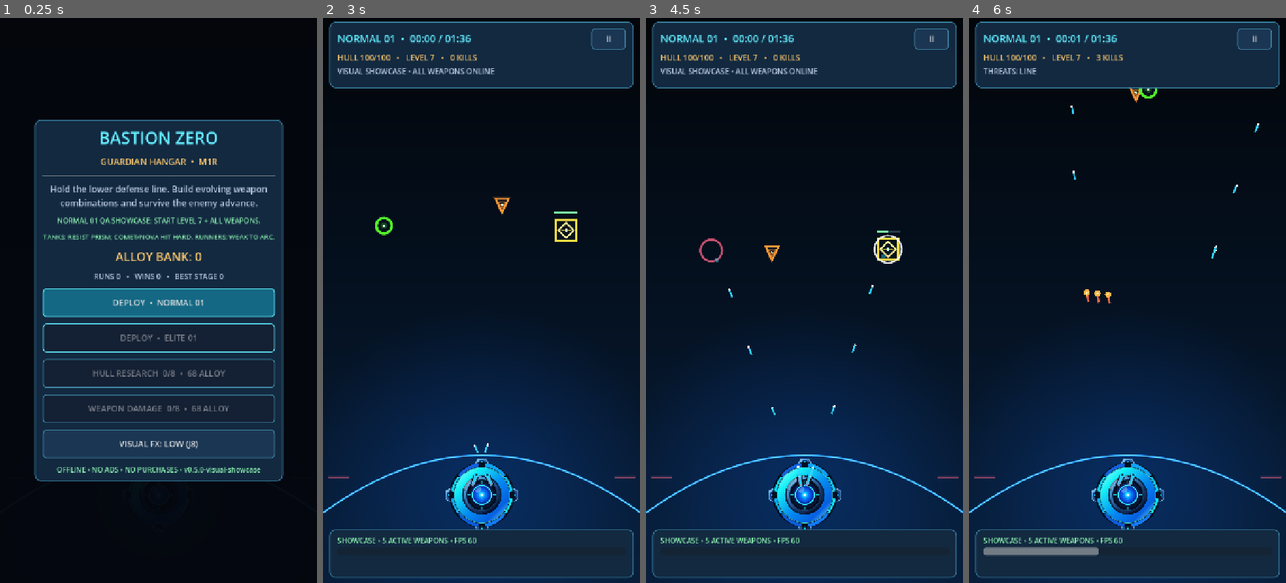
Above: before the commit, frames 1-4 (left to right).
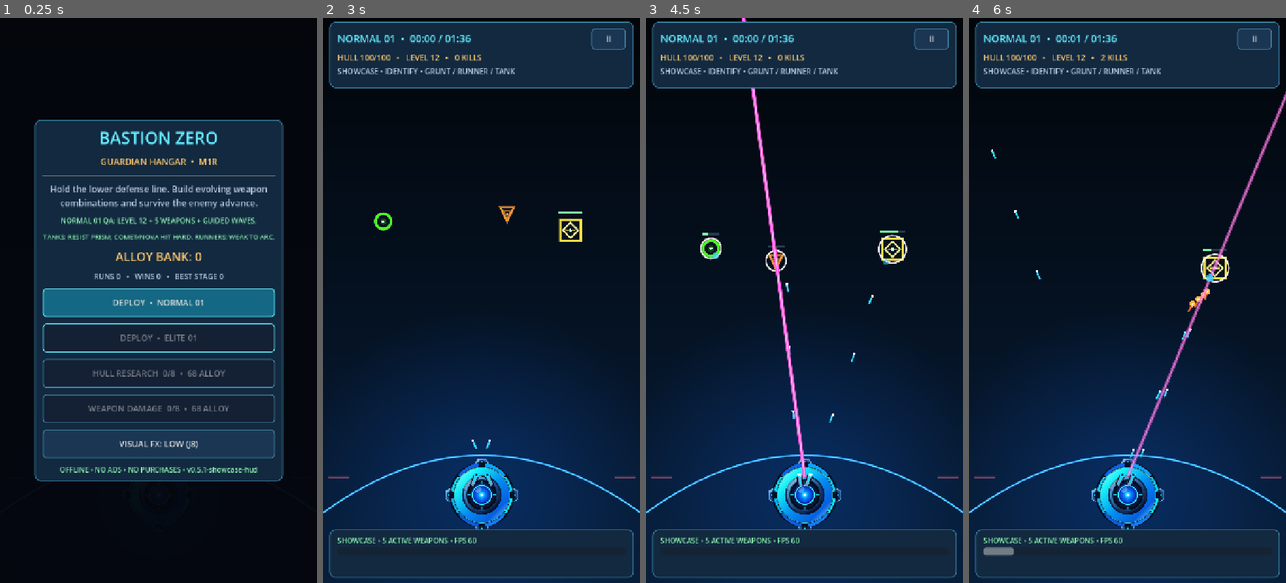
Above: after the commit, the same moments.

Repository: dante-souza/bastion_zero
Game: Godot game, scene res://scenes/main.tscn
Same seed, same stepped clock (60 frames per second), same inputs: the game is played once before the commit and once after it.
Inputs:
- Up to frame 1 (0.25 s): no input
- Up to frame 2 (3 s): click "DEPLOY • NORMAL 01" at 0.5 s; click "II" at 1.25 s; click "ABANDON RUN (NO ALLOY)" at 2 s; click "DEPLOY • NORMAL 01" at 2.75 s
- Up to frame 3 (4.5 s): click "II" at 3.5 s; click "RESUME" at 4.25 s
- Up to frame 4 (6 s): click "II" at 5 s; click "RESUME" at 5.75 s

The runs differ from the first frame. In frame 1, 1.0% of the frame differs, in the area x 17-83%, y 35-81%; in frame 2, 1.1%; in frame 3, 2.4%; in frame 4, 2.4%, in the area x 4-100%, y 6-96%.

Commit message:
feat(showcase): guided level-12 visual inspection with staged waves

Diff:
--- a/scripts/arena.gd
+++ b/scripts/arena.gd
@@ -52,6 +52,8 @@
 var combat_event := "DEFENSE ONLINE"
 var event_time := 0.0
 var showcase_active := false
+var showcase_script_index := 0
+var showcase_regular_spawns_unlocked := false
 var _showcase_elite_spawned := false
 
 func _ready() -> void:
@@ -99,17 +101,16 @@
     _elite_spawned = false
     _elite_enraged = false
     _showcase_elite_spawned = false
+    showcase_script_index = 0
+    showcase_regular_spawns_unlocked = not showcase_active
     formation_index = 0
     formation_name = "LINE"
     breaches = 0
     combat_event = "DEFENSE ONLINE"
     event_time = 3.0
     if showcase_active:
-        combat_event = "VISUAL SHOWCASE • ALL WEAPONS ONLINE"
-        _spawn_enemy("grunt", 145.0, 455.0)
-        _spawn_enemy("runner", 340.0, 395.0)
-        _spawn_enemy("tank", 555.0, 470.0)
-        _spawn_timer = 1.60
+        _tick_showcase_script()
+        _spawn_timer = 0.55
     state = "running"
     stats_changed.emit(snapshot())
     queue_redraw()
@@ -125,6 +126,7 @@
         "enemies": enemies.size(), "damage": weapon_damage.duplicate(),
         "formation": formation_name, "breaches": breaches,
         "showcase": showcase_active,
+        "showcase_beat": showcase_script_index,
         "event": combat_event if event_time > 0.0 else ""
     }
 
@@ -173,17 +175,14 @@
         return
     elapsed += delta
     event_time = maxf(0.0, event_time - delta)
-    _spawn_timer -= delta
-    if elapsed < GameCatalog.stage_duration(stage) and _spawn_timer <= 0.0:
-        _spawn_formation()
-        var progress: float = minf(1.0, elapsed / GameCatalog.stage_duration(stage))
-        _spawn_timer = maxf(1.30, 2.55 - 0.74 * progress - float(stage - 1) * 0.24) * rng.randf_range(0.85, 1.15)
-    if showcase_active and not _showcase_elite_spawned and elapsed >= GameCatalog.SHOWCASE_ELITE_TIME:
-        _showcase_elite_spawned = true
-        if enemies.size() < MAX_ENEMIES:
-            _spawn_enemy("elite", 360.0, 215.0)
-            combat_event = "SHOWCASE • ELITE SIGNATURE"
-            event_time = 3.0
+    if showcase_active:
+        _tick_showcase_script()
+    if not showcase_active or showcase_regular_spawns_unlocked:
+        _spawn_timer -= delta
+        if elapsed < GameCatalog.stage_duration(stage) and _spawn_timer <= 0.0:
+            _spawn_formation()
+            var progress: float = minf(1.0, elapsed / GameCatalog.stage_duration(stage))
+            _spawn_timer = maxf(1.30, 2.55 - 0.74 * progress - float(stage - 1) * 0.24) * rng.randf_range(0.85, 1.15)
     if stage == 2 and not _elite_spawned and elapsed > GameCatalog.stage_duration(stage) * 0.60:
         _elite_spawned = true
         _spawn_enemy("elite", 360.0, 155.0)
@@ -204,6 +203,32 @@
     if _hud_timer <= 0.0:
         _hud_timer = 0.15
         stats_changed.emit(snapshot())
+
+## Scripted visual demonstration: fixed, spaced beats before normal wave pressure.
+## Time is simulation time (so pause/upgrade screens pause the sequence).
+func _tick_showcase_script() -> void:
+    if not showcase_active:
+        return
+    while showcase_script_index < GameCatalog.SHOWCASE_SCRIPT.size():
+        var beat: Dictionary = GameCatalog.SHOWCASE_SCRIPT[showcase_script_index]
+        if elapsed < float(beat["at"]):
+            break
+        for spec in beat["spawns"]:
+            if enemies.size() >= MAX_ENEMIES:
+                break
+            var kind: String = String(spec[0])
+            _spawn_enemy(kind, float(spec[1]), float(spec[2]), true)
+            if kind == "elite":
+                _showcase_elite_spawned = true
+        combat_event = "SHOWCASE • " + String(beat["label"])
+        event_time = 3.2
+        showcase_script_index += 1
+    if not showcase_regular_spawns_unlocked and elapsed >= GameCatalog.SHOWCASE_FORMATIONS_START:
+        showcase_regular_spawns_unlocked = true
+        _spawn_timer = 0.55
+        combat_event = "SHOWCASE • FORMATIONS ONLINE"
+        event_time = 2.6
+
 
 func _spawn_formation() -> void:
     if enemies.size() >= MAX_ENEMIES:
@@ -222,7 +247,7 @@
         formation_index += 1
 
 
-func _spawn_enemy(kind: String, x: float = 360.0, y: float = 150.0) -> void:
+func _spawn_enemy(kind: String, x: float = 360.0, y: float = 150.0, intro_only: bool = false) -> void:
     var hp := 29.0
     var speed := 82.0
     var radius := 16.0
@@ -248,6 +273,10 @@
             hit = 28.0
             reward_xp = 95
     var scaling: float = 1.0 + (stage - 1) * 0.33 + (elapsed / GameCatalog.stage_duration(stage)) * 0.55
+    # Extra HP ONLY for scripted visual targets, so Lv12's real attacks
+    # do not erase them before a human can recognize their silhouettes.
+    if intro_only and showcase_active and kind != "elite":
+        scaling *= GameCatalog.SHOWCASE_INTRO_HP_SCALE
     enemies.append({
         "id": next_enemy_id, "kind": kind, "pos": Vector2(x, y),
         "origin_x": x, "hp": hp * scaling, "max_hp": hp * scaling,
--- a/scripts/game_catalog.gd
+++ b/scripts/game_catalog.gd
@@ -2,12 +2,50 @@
 extends RefCounted
 
 ## Bastion Zero's original combat balance; no third-party game resources.
-const GAME_VERSION := "0.5.0-visual-showcase"
-## Phase D temporary visual QA fixture for NORMAL 01, not final progression.
+const GAME_VERSION := "0.5.1-showcase-hud"
+## D.1: temporary, isolated visual-QA progression for NORMAL 01 only.
+## Does not change any normal run or ELITE 01 gameplay.
 const STAGE_ONE_SHOWCASE := true
-const SHOWCASE_START_LEVEL := 7
-const SHOWCASE_LOADOUT := {"gun": 3, "beam": 1, "volley": 1, "arc": 1, "nova": 1}
-const SHOWCASE_ELITE_TIME := 14.0
+const SHOWCASE_START_LEVEL := 12
+const SHOWCASE_LOADOUT := {
+    "gun": 4, "beam": 2, "volley": 2, "arc": 2, "nova": 2,
+    "rate": 1, "power": 1, "reach": 1
+}
+const SHOWCASE_ELITE_TIME := 20.0
+const SHOWCASE_FORMATIONS_START := 24.0
+const SHOWCASE_INTRO_HP_SCALE := 3.0
+const SHOWCASE_SCRIPT := [
+    {
+        "at": 0.0, "label": "IDENTIFY • GRUNT / RUNNER / TANK",
+        "spawns": [
+            ["grunt", 145.0, 445.0], ["runner", 360.0, 415.0],
+            ["tank", 565.0, 470.0]
+        ]
+    },
+    {
+        "at": 4.0, "label": "ARC RELAY • RUNNER PAIR",
+        "spawns": [
+            ["runner", 260.0, 350.0], ["runner", 465.0, 350.0]
+        ]
+    },
+    {
+        "at": 8.0, "label": "PRISM + COMET • ARMOR",
+        "spawns": [
+            ["tank", 235.0, 340.0], ["tank", 475.0, 355.0]
+        ]
+    },
+    {
+        "at": 12.0, "label": "NOVA • MIXED CLUSTER",
+        "spawns": [
+            ["grunt", 250.0, 360.0], ["runner", 310.0, 340.0],
+            ["grunt", 395.0, 350.0], ["tank", 455.0, 390.0]
+        ]
+    },
+    {
+        "at": 20.0, "label": "ELITE • VISUAL TARGET",
+        "spawns": [["elite", 360.0, 240.0]]
+    }
+]
 const WORLD_SIZE := Vector2(720.0, 1280.0)
 const GUARDIAN := Vector2(360.0, 1080.0)
 const BREACH_Y := 1040.0
--- a/scripts/main.gd
+++ b/scripts/main.gd
@@ -122,7 +122,7 @@
     var content := _screen("BASTION ZERO", "GUARDIAN HANGAR  •  M1R")
     content.add_child(_label("Hold the lower defense line. Build evolving weapon combinations and survive the enemy advance.", 20, PALE, true))
     content.add_child(_label(
-        "NORMAL 01 QA SHOWCASE: START LEVEL 7 + ALL WEAPONS."
+        "NORMAL 01 QA: LEVEL 12 + 5 WEAPONS + GUIDED WAVES."
         if GameCatalog.STAGE_ONE_SHOWCASE else
         "STARTER: SENTINEL AUTOCANNON. Unlock Prism Beam from level-up cards.",
         16, GREEN, true))
--- a/tests/test_smoke.gd
+++ b/tests/test_smoke.gd
@@ -22,22 +22,47 @@
     var lightning_full: PackedVector2Array = WeaponEffects.lightning_points(Vector2(10, 20), Vector2(210, 220), false)
     _expect(lightning_low.size() < lightning_full.size(), "J8 low-FX lightning uses fewer vertices")
     _expect(lightning_full[0] == Vector2(10, 20) and lightning_full[lightning_full.size() - 1] == Vector2(210, 220), "lightning shares exact real chain endpoints")
-    _expect(GameCatalog.STAGE_ONE_SHOWCASE and GameCatalog.SHOWCASE_START_LEVEL >= 6, "NORMAL 01 has explicit test-only higher-level start")
+    _expect(GameCatalog.STAGE_ONE_SHOWCASE and GameCatalog.SHOWCASE_START_LEVEL == 12, "NORMAL 01 D.1 starts at level 12 for visual QA")
+    _expect(GameCatalog.SHOWCASE_SCRIPT.size() == 5 and GameCatalog.SHOWCASE_ELITE_TIME == 20.0, "five timed visual beats with elite at 20 sec")
+    _expect(GameCatalog.SHOWCASE_FORMATIONS_START >= 24.0, "ordinary formations wait until after scripted showcase")
     var preview := Arena.new()
     root.add_child(preview)
     preview.begin_run({}, 1, true, true)
     _expect(preview.showcase_active and preview.level == GameCatalog.SHOWCASE_START_LEVEL, "showcase initializes higher player level immediately")
     _expect(preview.enemies.size() == 3 and String(preview.enemies[2]["kind"]) == "tank", "showcase starts with mixed visible enemies")
+    _expect(preview.showcase_script_index == 1 and not preview.showcase_regular_spawns_unlocked, "only first scripted beat starts immediately")
+    _expect(int(preview.levels["gun"]) == 4 and int(preview.levels["rate"]) == 1 and int(preview.levels["reach"]) == 1, "showcase grants enhanced Sentinel and support systems")
+    var preview_hp: float = float(preview.enemies[0]["hp"])
+    _expect(preview_hp > 29.0 * 2.5, "intro targets have temporary durability to remain visible")
+    preview.elapsed = 4.0
+    preview._tick_showcase_script()
+    _expect(preview.showcase_script_index == 2 and preview.enemies.size() == 5, "4 sec runner pair arrives without normal formations")
+    preview.elapsed = 8.0
+    preview._tick_showcase_script()
+    _expect(preview.showcase_script_index == 3 and preview.enemies.size() == 7, "8 sec tank pair introduced")
+    preview.elapsed = 12.0
+    preview._tick_showcase_script()
+    _expect(preview.showcase_script_index == 4 and preview.enemies.size() == 11, "12 sec mixed cluster introduced")
     _expect(int(preview.levels["gun"]) >= 3 and int(preview.levels["beam"]) > 0 and int(preview.levels["volley"]) > 0 and int(preview.levels["arc"]) > 0 and int(preview.levels["nova"]) > 0, "showcase starts with all five active weapons")
     preview.elapsed = GameCatalog.SHOWCASE_ELITE_TIME
-    preview._showcase_elite_spawned = false
-    preview._physics_process(0.0)
-    _expect(preview._showcase_elite_spawned and preview.enemies.any(func(e: Dictionary) -> bool: return e["kind"] == "elite"), "visual preview spawns real elite before stage midpoint")
+    preview._tick_showcase_script()
+    _expect(preview._showcase_elite_spawned and preview.showcase_script_index == 5
+        and preview.enemies.any(func(e: Dictionary) -> bool: return e["kind"] == "elite"),
+        "20 sec beat introduces the real elite once")
+    preview._tick_showcase_script()
+    _expect(preview.showcase_script_index == 5, "no duplicate elite after beat completes")
+    preview.elapsed = 24.0
+    preview._tick_showcase_script()
+    _expect(preview.showcase_regular_spawns_unlocked and is_equal_approx(preview._spawn_timer, 0.55),
+        "standard formations resume after 24 sec")
     preview.queue_free()
     var normal_preview := Arena.new()
     root.add_child(normal_preview)
     normal_preview.begin_run({}, 1, true, false)
     _expect(not normal_preview.showcase_active and normal_preview.level == 1 and int(normal_preview.levels["beam"]) == 0 and normal_preview.enemies.is_empty(), "ordinary run remains unchanged when showcase disabled")
+    _expect(not normal_preview.showcase_regular_spawns_unlocked == false, "normal runs allow immediate formations")
+    normal_preview._spawn_enemy("grunt", 145.0, 445.0)
+    _expect(is_equal_approx(float(normal_preview.enemies[0]["hp"]), 29.0), "normal grunt HP never receives temporary showcase multiplier")
     normal_preview.queue_free()
     var stage2_preview := Arena.new()
     root.add_child(stage2_preview)
Not shown, changed: README.md
